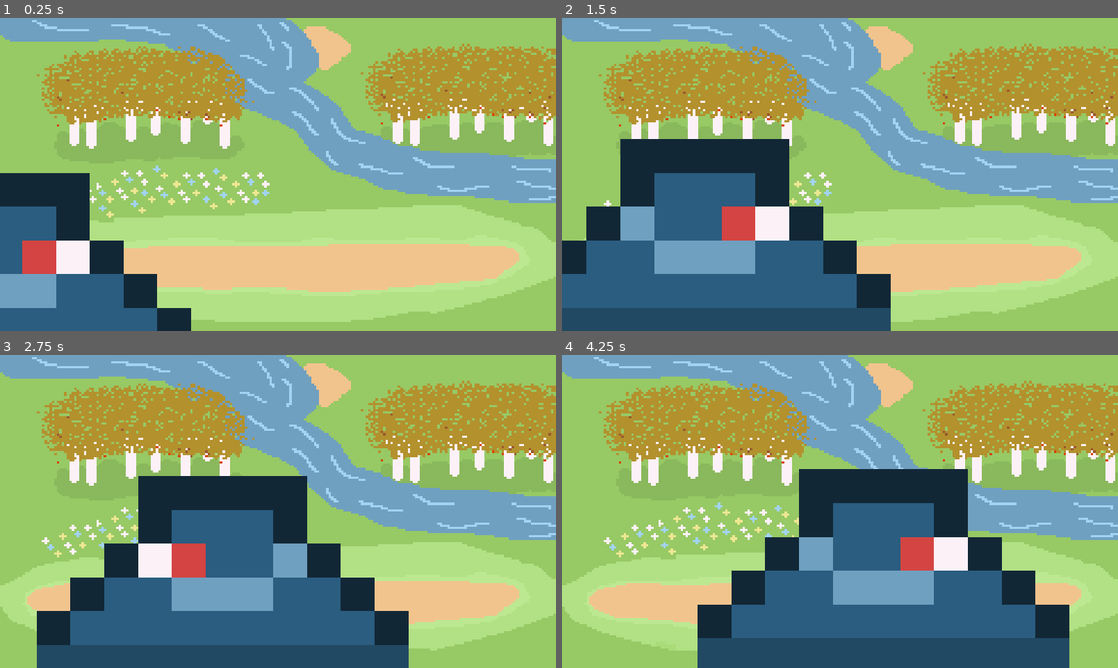
Above: before the commit, frames 1-4 (two rows, left to right).
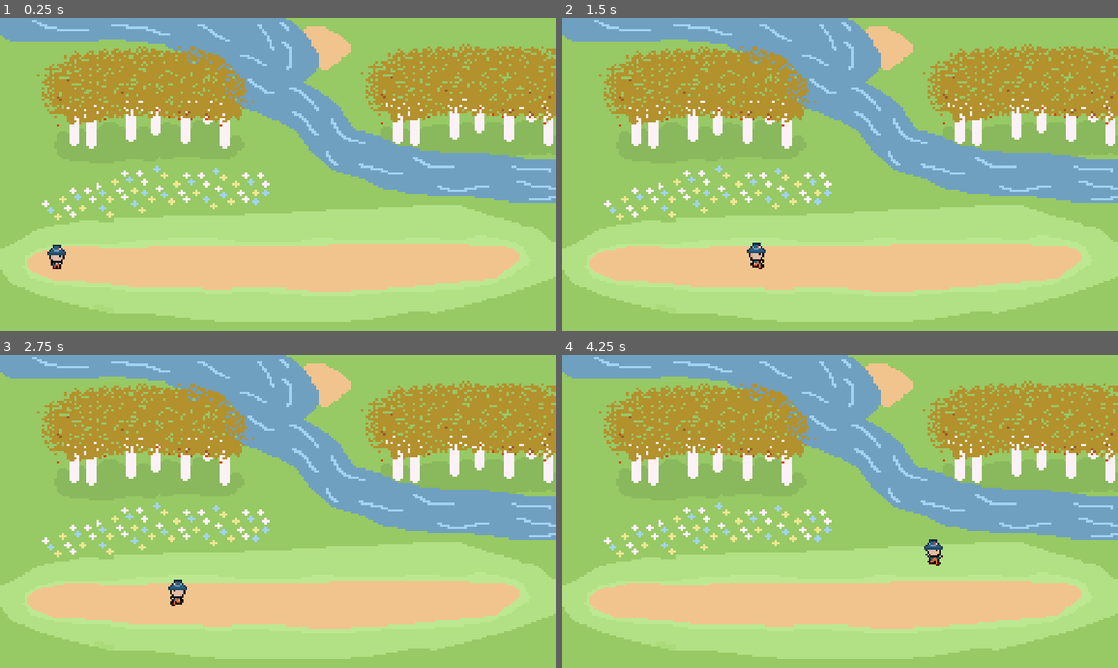
Above: after the commit, the same moments.

Repository: peterfgeorge/FishermanFred
Game: Godot game, scene res://scenes/BattleScene.tscn
The game is run twice, just before and just after one commit, with the same random seed, the same clock (stepped at 60 frames per second) and the same inputs.
Inputs (mouse positions are in pixels of both pictures, inside the frame that each line leads up to):
- Up to frame 1 (0.25 s): no input
- Up to frame 2 (1.5 s): tap Enter (ui_accept) at 0.5, 0.77 s; move the mouse to (962, 158) at 0.52 s; hold Right (ui_right) from 0.53 s (still down); click (962, 158) at 0.67 s; move the mouse to (728, 190) at 1.27 s
- Up to frame 3 (2.75 s): tap Enter (ui_accept) at 1.52 s; move the mouse to (333, 442) at 2.02 s; release Right (ui_right) at 2.03 s; hold Left (ui_left) from 2.03 s (still down)
- Up to frame 4 (4.25 s): move the mouse to (812, 574) at 2.77 s; release Left (ui_left) at 2.78 s; hold Right (ui_right) from 2.78 s (still down); click (812, 574) at 2.92 s; tap Enter (ui_accept) at 3.02, 3.77 s; move the mouse to (1006, 558) at 3.52 s

The runs differ from the first frame. In frame 1, 11% of the frame differs, in the area x 0-35%, y 49-100%; in frame 2, 28%; in frame 3, 29%; in frame 4, 31%, in the area x 24-92%, y 36-100%.

Commit message:
Fixes animation transformation problems

Diff:
--- a/player/Player.tscn
+++ b/player/Player.tscn
@@ -14,6 +14,10 @@
 atlas = ExtResource("2_7n2f4")
 region = Rect2(960, 480, 480, 480)
 
+[sub_resource type="AtlasTexture" id="AtlasTexture_gjfft"]
+atlas = ExtResource("2_7n2f4")
+region = Rect2(1440, 1920, 480, 480)
+
 [sub_resource type="AtlasTexture" id="AtlasTexture_ldgrh"]
 atlas = ExtResource("2_7n2f4")
 region = Rect2(480, 960, 480, 480)
@@ -29,10 +33,6 @@
 [sub_resource type="AtlasTexture" id="AtlasTexture_ccg0n"]
 atlas = ExtResource("2_7n2f4")
 region = Rect2(960, 1920, 480, 480)
-
-[sub_resource type="AtlasTexture" id="AtlasTexture_7wncq"]
-atlas = ExtResource("2_7n2f4")
-region = Rect2(1440, 1920, 480, 480)
 
 [sub_resource type="AtlasTexture" id="AtlasTexture_p570p"]
 atlas = ExtResource("2_7n2f4")
@@ -69,6 +69,14 @@
 }, {
 "frames": [{
 "duration": 1.0,
+"texture": SubResource("AtlasTexture_gjfft")
+}],
+"loop": true,
+"name": &"Fall",
+"speed": 5.0
+}, {
+"frames": [{
+"duration": 1.0,
 "texture": SubResource("AtlasTexture_ldgrh")
 }, {
 "duration": 1.0,
@@ -84,9 +92,6 @@
 }, {
 "duration": 1.0,
 "texture": SubResource("AtlasTexture_ccg0n")
-}, {
-"duration": 1.0,
-"texture": SubResource("AtlasTexture_7wncq")
 }],
 "loop": true,
 "name": &"Jump",
@@ -128,46 +133,10 @@
 tracks/0/interp = 1
 tracks/0/loop_wrap = true
 tracks/0/keys = {
-"times": PackedFloat32Array(),
-"transitions": PackedFloat32Array(),
-"update": 1,
-"values": []
-}
-tracks/1/type = "value"
-tracks/1/imported = false
-tracks/1/enabled = true
-tracks/1/path = NodePath("AnimatedSprite2D:frame")
-tracks/1/interp = 1
-tracks/1/loop_wrap = true
-tracks/1/keys = {
-"times": PackedFloat32Array(0, 0.1),
-"transitions": PackedFloat32Array(1, 1),
-"update": 1,
-"values": [2, 2]
-}
-tracks/2/type = "value"
-tracks/2/imported = false
-tracks/2/enabled = true
-tracks/2/path = NodePath("AnimatedSprite2D:scale")
-tracks/2/interp = 1
-tracks/2/loop_wrap = true
-tracks/2/keys = {
-"times": PackedFloat32Array(0),
-"transitions": PackedFloat32Array(1),
-"update": 0,
-"values": [Vector2(1, 1)]
-}
-tracks/3/type = "value"
-tracks/3/imported = false
-tracks/3/enabled = true
-tracks/3/path = NodePath("AnimatedSprite2D:position")
-tracks/3/interp = 1
-tracks/3/loop_wrap = true
-tracks/3/keys = {
-"times": PackedFloat32Array(0),
-"transitions": PackedFloat32Array(1),
-"update": 0,
-"values": [Vector2(0, 0)]
+"times": PackedFloat32Array(0.1),
+"transitions": PackedFloat32Array(1),
+"update": 1,
+"values": [&"Fall"]
 }
 
 [sub_resource type="Animation" id="Animation_pah6l"]
@@ -198,30 +167,6 @@
 "update": 1,
 "values": [0, 1]
 }
-tracks/2/type = "value"
-tracks/2/imported = false
-tracks/2/enabled = true
-tracks/2/path = NodePath("AnimatedSprite2D:position")
-tracks/2/interp = 1
-tracks/2/loop_wrap = true
-tracks/2/keys = {
-"times": PackedFloat32Array(0),
-"transitions": PackedFloat32Array(1),
-"update": 0,
-"values": [Vector2(0, 0)]
-}
-tracks/3/type = "value"
-tracks/3/imported = false
-tracks/3/enabled = true
-tracks/3/path = NodePath("AnimatedSprite2D:scale")
-tracks/3/interp = 1
-tracks/3/loop_wrap = true
-tracks/3/keys = {
-"times": PackedFloat32Array(0),
-"transitions": PackedFloat32Array(1),
-"update": 0,
-"values": [Vector2(1, 1)]
-}
 
 [sub_resource type="Animation" id="Animation_tachw"]
 resource_name = "Jump"
@@ -250,30 +195,6 @@
 "update": 1,
 "values": [0, 1]
 }
-tracks/2/type = "value"
-tracks/2/imported = false
-tracks/2/enabled = true
-tracks/2/path = NodePath("AnimatedSprite2D:position")
-tracks/2/interp = 1
-tracks/2/loop_wrap = true
-tracks/2/keys = {
-"times": PackedFloat32Array(0),
-"transitions": PackedFloat32Array(1),
-"update": 0,
-"values": [Vector2(0, 0)]
-}
-tracks/3/type = "value"
-tracks/3/imported = false
-tracks/3/enabled = true
-tracks/3/path = NodePath("AnimatedSprite2D:scale")
-tracks/3/interp = 1
-tracks/3/loop_wrap = true
-tracks/3/keys = {
-"times": PackedFloat32Array(0),
-"transitions": PackedFloat32Array(1),
-"update": 0,
-"values": [Vector2(1, 1)]
-}
 
 [sub_resource type="Animation" id="Animation_moavl"]
 length = 0.001
@@ -300,30 +221,6 @@
 "transitions": PackedFloat32Array(1),
 "update": 1,
 "values": [&"Idle"]
-}
-tracks/2/type = "value"
-tracks/2/imported = false
-tracks/2/enabled = true
-tracks/2/path = NodePath("AnimatedSprite2D:position")
-tracks/2/interp = 1
-tracks/2/loop_wrap = true
-tracks/2/keys = {
-"times": PackedFloat32Array(0),
-"transitions": PackedFloat32Array(1),
-"update": 0,
-"values": [Vector2(0, 0)]
-}
-tracks/3/type = "value"
-tracks/3/imported = false
-tracks/3/enabled = true
-tracks/3/path = NodePath("AnimatedSprite2D:scale")
-tracks/3/interp = 1
-tracks/3/loop_wrap = true
-tracks/3/keys = {
-"times": PackedFloat32Array(0),
-"transitions": PackedFloat32Array(1),
-"update": 0,
-"values": [Vector2(1, 1)]
 }
 
 [sub_resource type="Animation" id="Animation_6xxnb"]
@@ -355,30 +252,6 @@
 "update": 1,
 "values": [0, 1]
 }
-tracks/2/type = "value"
-tracks/2/imported = false
-tracks/2/enabled = true
-tracks/2/path = NodePath("AnimatedSprite2D:scale")
-tracks/2/interp = 1
-tracks/2/loop_wrap = true
-tracks/2/keys = {
-"times": PackedFloat32Array(0),
-"transitions": PackedFloat32Array(1),
-"update": 0,
-"values": [Vector2(1, 1)]
-}
-tracks/3/type = "value"
-tracks/3/imported = false
-tracks/3/enabled = true
-tracks/3/path = NodePath("AnimatedSprite2D:position")
-tracks/3/interp = 1
-tracks/3/loop_wrap = true
-tracks/3/keys = {
-"times": PackedFloat32Array(0),
-"transitions": PackedFloat32Array(1),
-"update": 0,
-"values": [Vector2(0, 0)]
-}
 
 [sub_resource type="Animation" id="Animation_xifaj"]
 resource_name = "Slash"
@@ -407,30 +280,6 @@
 "transitions": PackedFloat32Array(1, 1, 1),
 "update": 1,
 "values": [0, 1, 2]
-}
-tracks/2/type = "value"
-tracks/2/imported = false
-tracks/2/enabled = true
-tracks/2/path = NodePath("AnimatedSprite2D:position")
-tracks/2/interp = 1
-tracks/2/loop_wrap = true
-tracks/2/keys = {
-"times": PackedFloat32Array(0),
-"transitions": PackedFloat32Array(1),
-"update": 0,
-"values": [Vector2(5.8, -3)]
-}
-tracks/3/type = "value"
-tracks/3/imported = false
-tracks/3/enabled = true
-tracks/3/path = NodePath("AnimatedSprite2D:scale")
-tracks/3/interp = 1
-tracks/3/loop_wrap = true
-tracks/3/keys = {
-"times": PackedFloat32Array(0),
-"transitions": PackedFloat32Array(1),
-"update": 0,
-"values": [Vector2(0.5, 0.5)]
 }
 
 [sub_resource type="AnimationLibrary" id="AnimationLibrary_4ilbc"]
@@ -452,6 +301,8 @@
 shape = SubResource("RectangleShape2D_bx27u")
 
 [node name="AnimatedSprite2D" type="AnimatedSprite2D" parent="."]
+position = Vector2(1.96875, -4.96875)
+scale = Vector2(0.0501302, 0.0501302)
 sprite_frames = SubResource("SpriteFrames_j8nin")
 animation = &"Idle"
 
